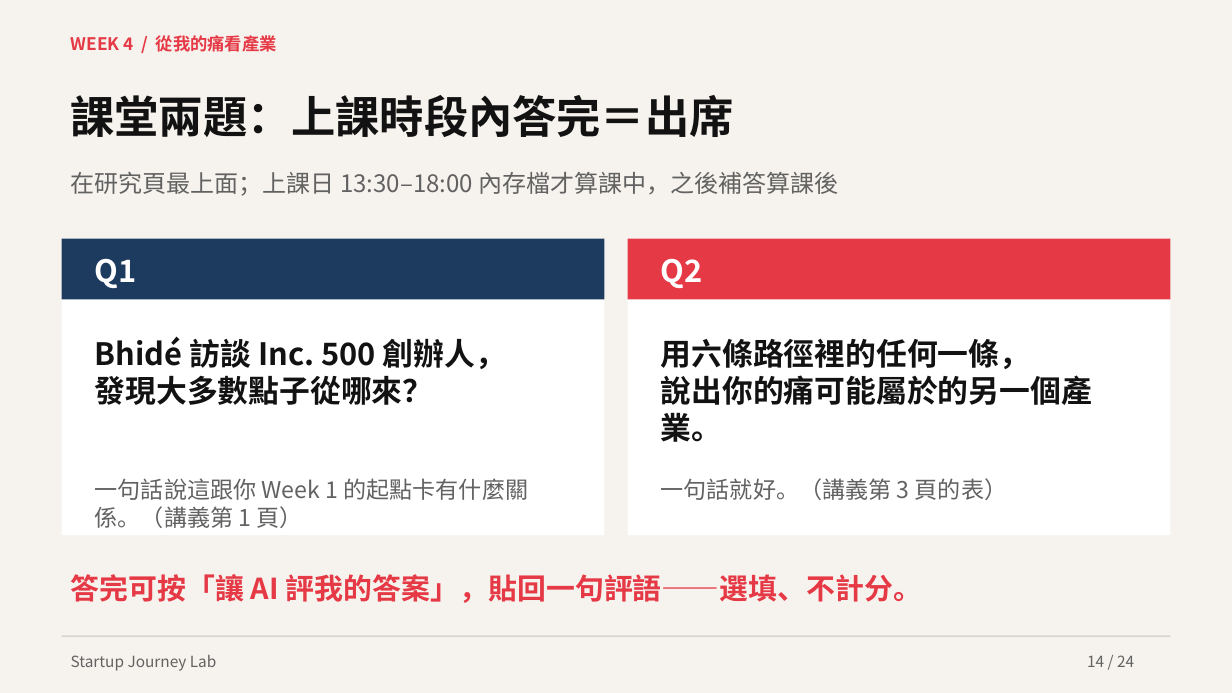
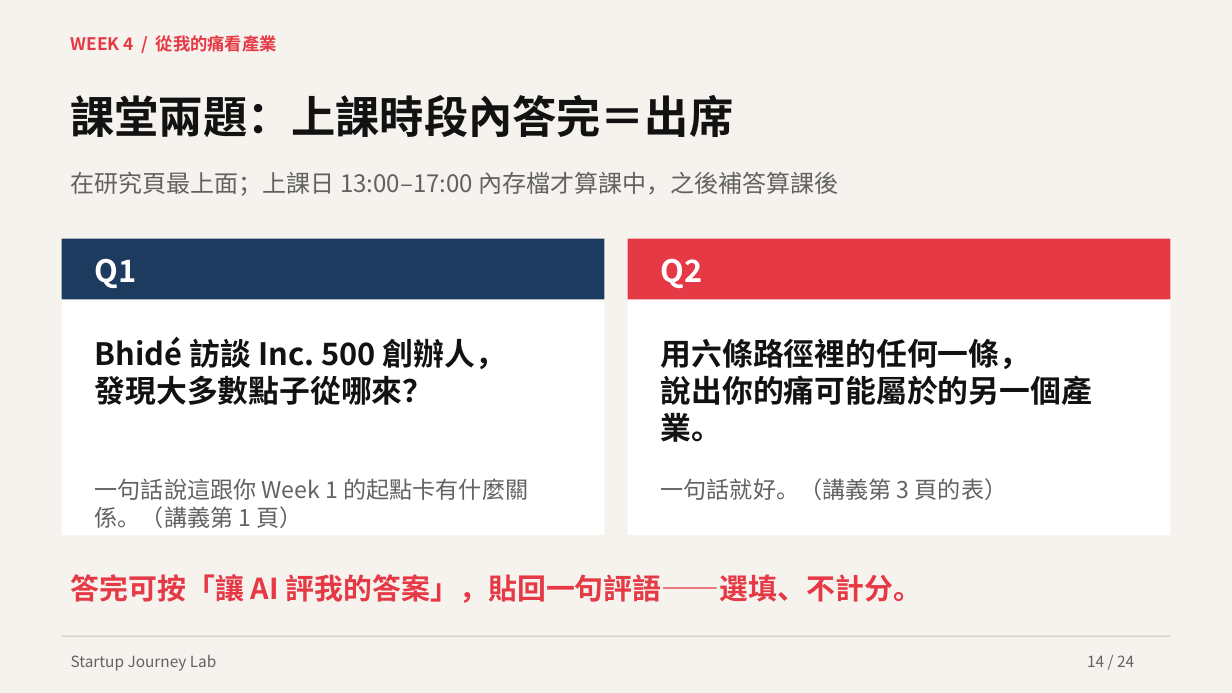
Before and after one commit to hpyuan1220/startup-journey-lab-app, a slide deck: slide 14 of materials/Week4_教學簡報.pptx. Drawn at 1232x693 pixels with LibreOffice and Linux fonts; fonts in the diff are those of the drawing. Boxes give left, top, right and bottom in pixels: in the first picture for what was removed or moved away, otherwise in the second. Text is boxed around its words. In the diff, an @@ line names an element or a change of style, - is before the commit and + after.

```diff
--- a/materials/Week4_教學簡報.pptx
+++ b/materials/Week4_教學簡報.pptx
@@ text at <box>71,172,839,196</box>: text changed @@
-在研究頁最上面；上課日 13:30–18:00 內存檔才算課中，之後補答算課後
+在研究頁最上面；上課日 13:00–17:00 內存檔才算課中，之後補答算課後
```
Also in this commit, not shown: 16 other files.
